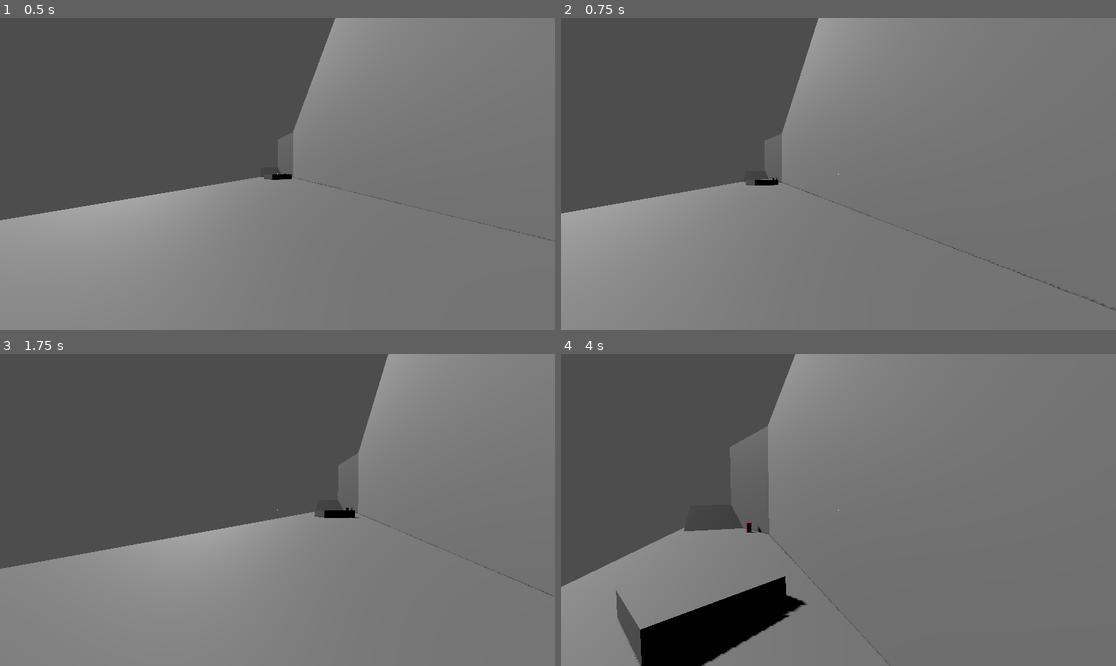
Above: before the commit, frames 1-4 (two rows, left to right).
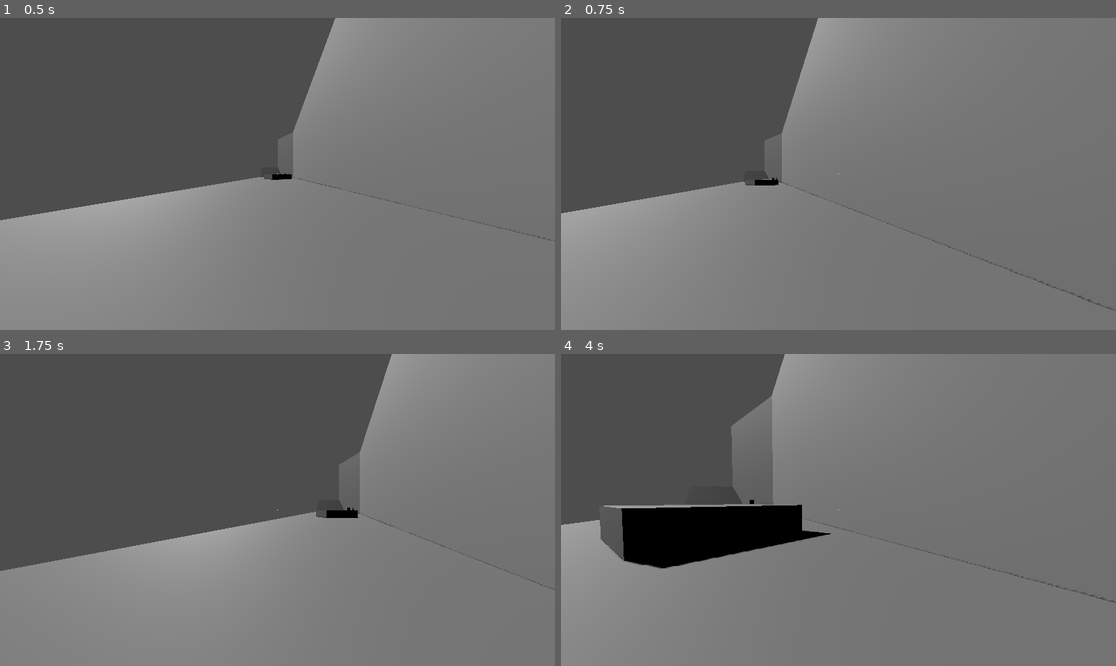
Above: after the commit, the same moments.

Repository: 100-Devs-1-Game/KYRO
Game: Godot game, scene res://scenes/level/level.tscn
Same seed, same stepped clock (60 frames per second), same inputs: the game is played once before the commit and once after it.
Inputs (mouse positions are in pixels of both pictures, inside the frame that each line leads up to):
- Up to frame 1 (0.5 s): no input
- Up to frame 2 (0.75 s): tap Enter (ui_accept) at 0.5 s; move the mouse to (866, 174) at 0.52 s; hold Right (ui_right) from 0.53 s (still down); click (866, 174) at 0.67 s
- Up to frame 3 (1.75 s): tap Enter (ui_accept) at 0.77, 1.52 s; move the mouse to (249, 510) at 1.27 s; release Right (ui_right) at 1.28 s; hold Left (ui_left) from 1.28 s (still down)
- Up to frame 4 (4 s): move the mouse to (849, 503) at 2.02 s; release Left (ui_left) at 2.03 s; hold Right (ui_right) 2.03-3.53 s; move the mouse to (832, 516) at 2.77 s; click (832, 516) at 2.92 s; tap Enter (ui_accept) at 3.02, 3.77 s; move the mouse to (877, 513) at 3.52 s; hold Left (ui_left) from 3.53 s (still down)

Frame 1 is identical in both runs. In frame 2, 0.1% of the frame differs, in the area x 0-100%, y 0-94%; in frame 3, 0.5%; in frame 4, 13%, in the area x 0-100%, y 0-100%.

Commit message:
wallrun mod decay

Diff:
--- a/src/kyro/scenes/player/player.tscn
+++ b/src/kyro/scenes/player/player.tscn
@@ -9,6 +9,12 @@
 
 [sub_resource type="BoxShape3D" id="BoxShape3D_x7p2l"]
 size = Vector3(0.7, 1.8, 0.7)
+
+[sub_resource type="Curve" id="Curve_75vfm"]
+_limits = [0.0, 1.0, 0.0, 2.5]
+bake_resolution = 30
+_data = [Vector2(0, 1), 0.0, 0.0, 0, 0, Vector2(2.5, 0), -0.7, 0.0, 0, 0]
+point_count = 2
 
 [node name="Player" type="CharacterBody3D"]
 collision_layer = 4
@@ -43,6 +49,7 @@
 [node name="Wallride" type="Node" parent="StateMachine" node_paths=PackedStringArray("state_jump")]
 unique_name_in_owner = true
 script = ExtResource("6_75vfm")
+mod_decay_curve = SubResource("Curve_75vfm")
 state_jump = NodePath("../Jumping")
 metadata/_custom_type_script = "uid://c4wduh2exufqe"
 
--- a/src/kyro/scenes/player/state/jumping.gd
+++ b/src/kyro/scenes/player/state/jumping.gd
@@ -1,12 +1,17 @@
 extends State
 ## Rising jump state for player.
+
+
+@export var strafe_traction_mod:float = 0.5
+@export var forward_traction_mod:float = 0.5
 
 
 var jump_coyote_time:float = 0.0
 
 
 func _state_entered() -> void:
-	pass
+	owner.strafe_traction *= strafe_traction_mod
+	owner.forward_traction *= forward_traction_mod
 
 
 func _state_process(delta: float) -> void:
@@ -42,7 +47,8 @@
 
 
 func _state_exited() -> void:
-	pass
+	owner.strafe_traction /= strafe_traction_mod
+	owner.forward_traction /= forward_traction_mod
 
 
 func do_coyote_time(delta:float) -> void:
--- a/src/kyro/scenes/player/state/wallride.gd
+++ b/src/kyro/scenes/player/state/wallride.gd
@@ -1,15 +1,20 @@
 extends State
 
-@export var forward_speed_multiplier:float = 1.2
-@export var gravity_multiplier:float = 0.2
+@export var forward_speed_mod:float = 1.2
+@export var gravity_mod:float = 0.2
+@export var mod_decay_curve:Curve # TODO: this should probably be baked
 @export var jump_impulse:float = 30
 
 @export_group("State Connectons", "state_")
 @export var state_jump:State
 
 
+var wallride_time:float = 0.0
+
+
 func _state_entered() -> void:
-	owner.forward_speed *= forward_speed_multiplier
+	wallride_time = 0
+	owner.velocity.y /= 1.5
 
 
 func _state_process(delta: float) -> void:
@@ -22,19 +27,23 @@
 		state_jump.jump()
 		return
 
-	owner.do_forward_movement(delta)
+	var decay:float = mod_decay_curve.sample(wallride_time)
+	print(decay)
+
+	owner.do_forward_movement(delta * remap(decay, 0, 1, 1, forward_speed_mod,))
 	owner.do_strafe_movement(delta)
 	owner.do_damping(delta)
-	owner.do_gravity(delta * gravity_multiplier)
+	owner.do_gravity(delta * remap(decay, 0, 1, 1, gravity_mod))
 
 	owner.move_and_slide()
 
 	owner.do_post_slide_updates()
 
+	wallride_time += delta
 	if not owner.can_wallride():
 		var modal_basic:State = owner.get_modal_basic_state()
 		machine.to_state(modal_basic)
 
 
 func _state_exited() -> void:
-	owner.forward_speed /= forward_speed_multiplier
+	pass
Not shown: 1 places in src/kyro/scenes/player/player.tscn that only renumber resources
